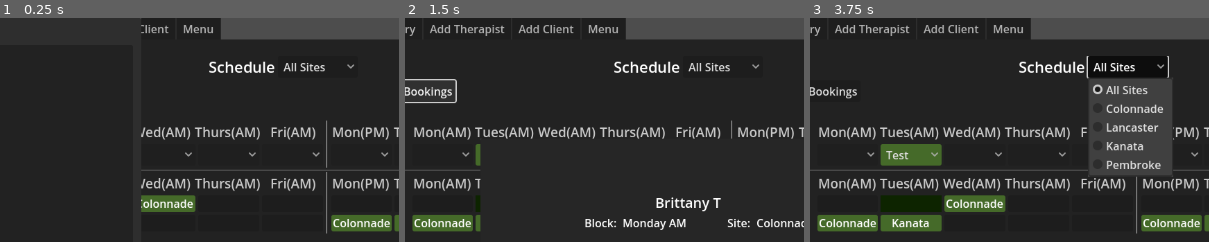
Above: before the commit, frames 1-3 (left to right).
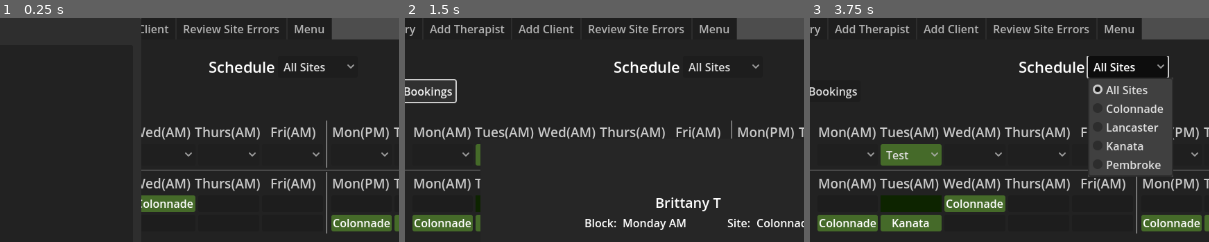
Above: after the commit, the same moments.

Repository: Nishi790/caseload_assigner
Game: Godot game, scene res://main_view.tscn
Same seed, same stepped clock (60 frames per second), same inputs: the game is played once before the commit and once after it.
Inputs:
- Up to frame 1 (0.25 s): no input
- Up to frame 2 (1.5 s): click "All Sites" at 0.5 s; click "Check for Double Bookings" at 1.25 s
- Up to frame 3 (3.75 s): click "Keep Booking" at 2 s; click "Test Amanda" at 2.75 s; click "All Sites" at 3.5 s
The pictures show only the part of the screen within x 15-64%, y 0-50%; the shares and areas given below are measured in that part.

The runs differ from the first frame. In frame 1, 2.7% of the frame differs, in the area x 46-84%, y 0-10%; in frame 2, 2.7%; in frame 3, 2.7%.
Error before the commit: Trying to assign value of type 'Nil' to a variable of type 'Dictionary'. (res://UI/double_booking_panel.gd:40)
Error after the commit: Trying to assign value of type 'Nil' to a variable of type 'Dictionary'. (res://UI/double_booking_panel.gd:29)

Commit message:
Add site data error view. Fix therapist editing allowing missing AC ID and missing thx name

Diff:
--- a/UI/add_therapist_page.gd
+++ b/UI/add_therapist_page.gd
@@ -5,12 +5,15 @@
 
 const meta_key: StringName = &"block"
 
+@export var confirm_box: ConfirmationDialog
+
 @export var therapist_selector: TherapistSelector
 
 @export var create_new_button: Button
 @export var edit_existing: Button
 
 @export var name_line: LineEdit
+@export var ac_id_selector: SpinBox
 @export var role_selector: OptionButton
 
 @export var monday_location: OptionButton
@@ -39,9 +42,10 @@
 var all_site_selectors: Array[OptionButton]
 
 var therapist: Therapist
-
+var last_AC_id: int = 0
 
 func _ready() -> void:
+	ac_id_selector.value_changed.connect(confirm_id_change)
 	monday_am_checkbox.set_meta(meta_key, Schedule.Block.MONDAY_AM)
 	monday_pm_checkbox.set_meta(meta_key, Schedule.Block.MONDAY_PM)
 	tuesday_am_checkbox.set_meta(meta_key, Schedule.Block.TUESDAY_AM)
@@ -99,6 +103,10 @@
 
 	var role: Therapist.Type = therapist.therapist_type
 	role_selector.select(role)
+
+	var id: int = therapist.AC_id
+	ac_id_selector.value = id
+	last_AC_id = id
 
 	for box: CheckBox in all_days:
 		if therapist.work_schedule.keys().has(box.get_meta(meta_key)):
@@ -177,6 +185,24 @@
 			therapist.add_work_block_to_schedule(block, day_selector.get_selected_metadata())
 
 
+func confirm_id_change(value: float) -> void:
+	confirm_box.popup_centered()
+	confirm_box.confirm_id(value)
+	confirm_box.confirmed.connect(_set_AC_id.bind(value), ConnectFlags.CONNECT_ONE_SHOT)
+	confirm_box.canceled.connect(_reset_id_selector, ConnectFlags.CONNECT_ONE_SHOT)
+
+
+func _reset_id_selector() -> void:
+	ac_id_selector.value = last_AC_id
+
+
+func _set_AC_id(value: float) -> void:
+	if confirm_box.canceled.is_connected(_reset_id_selector):
+		confirm_box.canceled.disconnect(_reset_id_selector)
+	therapist.AC_id = int(value)
+	last_AC_id = int(value)
+
+
 func reset_creator() -> void:
 	create_new_button.disabled = false
 	edit_existing.disabled = false
@@ -187,14 +213,23 @@
 		site_selector.select(0)
 
 	name_line.clear()
-
+	ac_id_selector.value = 0
 	therapist = Therapist.new()
 
 
 func save_therapist() -> void:
+	if therapist.AC_id == 0:
+		confirm_box.popup_centered()
+		confirm_box.save_error_missing_id()
+		await confirm_box.confirmed
+		return
+
 	therapist.therapist_name = name_line.text.strip_edges()
 	if therapist.therapist_name.is_empty():
-		printerr("Can't save Therapist without a name!")
+		confirm_box.popup_centered()
+		confirm_box.save_error_missing_name()
+		await confirm_box.confirmed
+		return
 
 	therapist.therapist_type = role_selector.get_selected_id() as Therapist.Type
 	therapist_created.emit(therapist)
--- a/UI/add_therapist_page.tscn
+++ b/UI/add_therapist_page.tscn
@@ -1,19 +1,22 @@
-[gd_scene load_steps=3 format=3 uid="uid://bahd2mied2bol"]
+[gd_scene load_steps=4 format=3 uid="uid://bahd2mied2bol"]
 
 [ext_resource type="Script" path="res://UI/add_therapist_page.gd" id="1_wlec0"]
 [ext_resource type="PackedScene" uid="uid://brmkcjtnru4w6" path="res://UI/therapist_selector.tscn" id="2_xayqv"]
-
-[node name="AddTherapistPage" type="PanelContainer" node_paths=PackedStringArray("therapist_selector", "create_new_button", "edit_existing", "name_line", "role_selector", "monday_location", "monday_am_checkbox", "monday_pm_checkbox", "tuesday_location", "tuesday_am_checkbox", "tuesday_pm_checkbox", "wednesday_location", "wednesday_am_checkbox", "wednesday_pm_checkbox", "thursday_location", "thursday_am_checkbox", "thursday_pm_checkbox", "friday_location", "friday_am_checkbox", "friday_pm_checkbox", "confirm")]
+[ext_resource type="Script" path="res://UI/therapist_edit_confirmation.gd" id="3_jua6d"]
+
+[node name="AddTherapistPage" type="PanelContainer" node_paths=PackedStringArray("confirm_box", "therapist_selector", "create_new_button", "edit_existing", "name_line", "ac_id_selector", "role_selector", "monday_location", "monday_am_checkbox", "monday_pm_checkbox", "tuesday_location", "tuesday_am_checkbox", "tuesday_pm_checkbox", "wednesday_location", "wednesday_am_checkbox", "wednesday_pm_checkbox", "thursday_location", "thursday_am_checkbox", "thursday_pm_checkbox", "friday_location", "friday_am_checkbox", "friday_pm_checkbox", "confirm")]
 anchors_preset = 15
 anchor_right = 1.0
 anchor_bottom = 1.0
 grow_horizontal = 2
 grow_vertical = 2
 script = ExtResource("1_wlec0")
+confirm_box = NodePath("ConfirmationDialog")
 therapist_selector = NodePath("TherapistSelector")
 create_new_button = NodePath("CenterContainer/VBoxContainer/Options/NewThx")
 edit_existing = NodePath("CenterContainer/VBoxContainer/Options/Edit")
 name_line = NodePath("CenterContainer/VBoxContainer/Name/LineEdit")
+ac_id_selector = NodePath("CenterContainer/VBoxContainer/ID/ACID")
 role_selector = NodePath("CenterContainer/VBoxContainer/Role")
 monday_location = NodePath("CenterContainer/VBoxContainer/PanelContainer/WorkDays/MondayMargins/Monday/Site")
 monday_am_checkbox = NodePath("CenterContainer/VBoxContainer/PanelContainer/WorkDays/MondayMargins/Monday/AM")
@@ -63,6 +66,18 @@
 layout_mode = 2
 placeholder_text = "Insert Name"
 
+[node name="ID" type="HBoxContainer" parent="CenterContainer/VBoxContainer"]
+layout_mode = 2
+alignment = 1
+
+[node name="Label" type="Label" parent="CenterContainer/VBoxContainer/ID"]
+layout_mode = 2
+text = "Alayacare ID: "
+
+[node name="ACID" type="SpinBox" parent="CenterContainer/VBoxContainer/ID"]
+layout_mode = 2
+max_value = 10000.0
+
 [node name="Role" type="OptionButton" parent="CenterContainer/VBoxContainer"]
 layout_mode = 2
 size_flags_horizontal = 4
@@ -271,3 +286,8 @@
 text = "Confirm"
 
 [node name="TherapistSelector" parent="." instance=ExtResource("2_xayqv")]
+visible = false
+
+[node name="ConfirmationDialog" type="ConfirmationDialog" parent="."]
+initial_position = 2
+script = ExtResource("3_jua6d")
--- /dev/null
+++ b/UI/client_site_error.gd
@@ -0,0 +1,15 @@
+class_name ClientSiteError extends SiteError
+
+var affected_client: Client
+
+
+func set_up(client: Client) -> void:
+	affected_client = client
+	name_label.text = affected_client.client_name
+	if affected_client.scheduled_site == Schedule.Site.ALL_SITES:
+		site_selector.select(0)
+	else:
+		var site_id: int = affected_client.scheduled_site as int
+		site_id += 1
+		var index: int = site_selector.get_item_index(site_id)
+		site_selector.select(index)
--- /dev/null
+++ b/UI/client_site_error_entry.tscn
@@ -0,0 +1,19 @@
+[gd_scene load_steps=2 format=3 uid="uid://4gqngjfrl43m"]
+
+[ext_resource type="Script" path="res://UI/client_site_error.gd" id="1_3afnh"]
+
+[node name="Entry" type="VBoxContainer" node_paths=PackedStringArray("site_selector", "name_label")]
+script = ExtResource("1_3afnh")
+site_selector = NodePath("SelectSite")
+name_label = NodePath("ClientName")
+
+[node name="ClientName" type="Label" parent="."]
+layout_mode = 2
+text = "Client Name
+"
+horizontal_alignment = 1
+
+[node name="SelectSite" type="OptionButton" parent="."]
+layout_mode = 2
+item_count = 1
+popup/item_0/text = "All Sites"
--- a/UI/double_booking_panel.gd
+++ b/UI/double_booking_panel.gd
@@ -13,17 +13,6 @@
 var double_booking_array: Array[Dictionary]
 
 var active_booking: Dictionary
-
-
-func _ready() -> void:
-	visibility_changed.connect(visibility_changing)
-
-
-func visibility_changing() -> void:
-	if not visible:
-		print("hiding")
-	else:
-		print("Showing pop-up")
 
 
 func set_up(booking_dict: Dictionary) -> void:
--- /dev/null
+++ b/UI/error_reviewer.gd
@@ -0,0 +1,101 @@
+class_name ErrorReviewer
+extends PanelContainer
+
+
+@export var client_site_error_container: FlowContainer
+@export var staff_site_error_container: FlowContainer
+@export var client_site_error_scene: PackedScene
+@export var staff_site_error_scene: PackedScene
+@export var confirm_button: Button
+
+var tab_id: int
+
+var clients_with_site_errors: Array[Client]
+var staff_with_site_errors: Array[Dictionary] #Thx:block
+
+var pending_client_changes: Dictionary #Client: Site
+var pending_therapist_changes: Dictionary #Therapist: {block: site}
+
+func _ready():
+	confirm_button.pressed.connect(confirm_changes)
+	set_up_display()
+
+
+func _on_return_to_tab(id: int) -> void:
+	if id == tab_id:
+		set_up_display()
+
+
+func set_up_display() -> void:
+	clients_with_site_errors.clear()
+	staff_with_site_errors.clear()
+	pending_client_changes.clear()
+	pending_therapist_changes.clear()
+
+	_review_clients_for_site_errors()
+	_review_staff_for_site_errors()
+	_display_client_errors()
+	_display_therapist_errors()
+
+
+func _review_clients_for_site_errors() -> void:
+	for client: Client in CaseloadData.active_clients.values():
+		if client.scheduled_site == Schedule.Site.ALL_SITES and not clients_with_site_errors.has(client):
+			clients_with_site_errors.append(client)
+
+
+func _review_staff_for_site_errors() -> void:
+	for employee: Therapist in CaseloadData.active_staff.values():
+		for block: Schedule.Block in employee.work_schedule:
+			if employee.work_schedule[block] == Schedule.Site.ALL_SITES:
+				var staff_dict: Dictionary = {employee: block}
+				if not staff_with_site_errors.has(staff_dict):
+					staff_with_site_errors.append(staff_dict)
+
+
+func _display_client_errors() -> void:
+	for client: Client in clients_with_site_errors:
+		var display: ClientSiteError = client_site_error_scene.instantiate()
+		client_site_error_container.add_child(display)
+		display.set_up(client)
+		display.site_selected.connect(_add_client_site_change.bind(client))
+
+
+func _display_therapist_errors() -> void:
+	for error_dict: Dictionary in staff_with_site_errors:
+		var display: StaffSiteError = staff_site_error_scene.instantiate()
+		staff_site_error_container.add_child(display)
+		var therapist: Therapist = error_dict.keys()[0]
+		var block: Schedule.Block = error_dict[therapist]
+		display.set_up(therapist, block)
+		display.site_selected.connect(_add_therapist_site_change.bind(therapist, block))
+
+
+func _add_client_site_change(site: Schedule.Site, client: Client) -> void:
+	pending_client_changes[client] = site
+
+
+func _add_therapist_site_change(site: Schedule.Site, thx: Therapist, block: Schedule.Block) -> void:
+	if pending_therapist_changes.has(thx):
+		var thx_changes: Dictionary = pending_therapist_changes[thx]
+		thx_changes[block] = site
+	else:
+		pending_therapist_changes[thx] = {block: site}
+
+
+func confirm_changes() -> void:
+	for changed_client: Client in pending_client_changes:
+		changed_client.scheduled_site = pending_client_changes[changed_client]
+
+	for changed_thx: Therapist in pending_therapist_changes:
+		var change_data: Dictionary = pending_therapist_changes[changed_thx]
+		for block: Schedule.Block in change_data:
+			var site: Schedule.Site = change_data[block]
+			changed_thx.work_schedule[block] = site
+
+	for entry: Control in client_site_error_container.get_children():
+		entry.queue_free()
+	for entry: Control in staff_site_error_container.get_children():
+		entry.queue_free()
+
+	set_up_display()
--- /dev/null
+++ b/UI/error_reviewer.tscn
@@ -0,0 +1,62 @@
+[gd_scene load_steps=5 format=3 uid="uid://bga5c4gphlx3g"]
+
+[ext_resource type="Script" path="res://UI/error_reviewer.gd" id="1_67suk"]
+[ext_resource type="LabelSettings" uid="uid://cknp0vdydr0kq" path="res://UI/title_label_settings.tres" id="2_wh25y"]
+[ext_resource type="PackedScene" uid="uid://4gqngjfrl43m" path="res://UI/client_site_error_entry.tscn" id="3_k0ceg"]
+[ext_resource type="PackedScene" uid="uid://bsquoi7exn5ue" path="res://UI/therapist_site_error_entry.tscn" id="4_t8y61"]
+
+[node name="ErrorReviewer" type="PanelContainer" node_paths=PackedStringArray("client_site_error_container", "staff_site_error_container", "confirm_button")]
+anchors_preset = 15
+anchor_right = 1.0
+anchor_bottom = 1.0
+grow_horizontal = 2
+grow_vertical = 2
+script = ExtResource("1_67suk")
+client_site_error_container = NodePath("ScrollContainer/MarginContainer/VBoxContainer/MarginContainer/ClientAndSite")
+staff_site_error_container = NodePath("ScrollContainer/MarginContainer/VBoxContainer/StaffMargins/StaffContainer")
+client_site_error_scene = ExtResource("3_k0ceg")
+staff_site_error_scene = ExtResource("4_t8y61")
+confirm_button = NodePath("ScrollContainer/MarginContainer/VBoxContainer/Confirm")
+metadata/_tab_index = 4
+
+[node name="ScrollContainer" type="ScrollContainer" parent="."]
+layout_mode = 2
+
+[node name="MarginContainer" type="MarginContainer" parent="ScrollContainer"]
+layout_mode = 2
+size_flags_horizontal = 3
+size_flags_vertical = 3
+
+[node name="VBoxContainer" type="VBoxContainer" parent="ScrollContainer/MarginContainer"]
+layout_mode = 2
+
+[node name="Title" type="Label" parent="ScrollContainer/MarginContainer/VBoxContainer"]
+layout_mode = 2
+text = "Potential Data Errors to Review"
+label_settings = ExtResource("2_wh25y")
+horizontal_alignment = 1
+
+[node name="MissingSites" type="Label" parent="ScrollContainer/MarginContainer/VBoxContainer"]
+layout_mode = 2
+text = "Clients with missing sites:"
+
+[node name="MarginContainer" type="MarginContainer" parent="ScrollContainer/MarginContainer/VBoxContainer"]
+layout_mode = 2
+
+[node name="ClientAndSite" type="HFlowContainer" parent="ScrollContainer/MarginContainer/VBoxContainer/MarginContainer"]
+layout_mode = 2
+
+[node name="StaffSites" type="Label" parent="ScrollContainer/MarginContainer/VBoxContainer"]
+layout_mode = 2
+text = "Staff with missing sites:"
+
+[node name="StaffMargins" type="MarginContainer" parent="ScrollContainer/MarginContainer/VBoxContainer"]
+layout_mode = 2
+
+[node name="StaffContainer" type="HFlowContainer" parent="ScrollContainer/MarginContainer/VBoxContainer/StaffMargins"]
+layout_mode = 2
+
+[node name="Confirm" type="Button" parent="ScrollContainer/MarginContainer/VBoxContainer"]
+layout_mode = 2
+size_flags_horizontal = 4
+text = "Confirm Changes"
--- a/UI/import_client_confirmation.gd
+++ b/UI/import_client_confirmation.gd
@@ -135,10 +135,7 @@
 	if client.scheduled_site == Schedule.Site.ALL_SITES:
 		existing_client_site_selector.select(0)
 	else:
-		#for index: int in existing_client_site_selector.item_count:
-			#print("%d: %s: ID = %d" % [index, existing_client_site_selector.get_item_text(index), existing_client_site_selector.get_item_id(index)])
 		var index: int = existing_client_site_selector.get_item_index(client.scheduled_site + 1)
-		print(existing_client_site_selector.get_item_text(index))
 		existing_client_site_selector.select(index)
 
 	for block: Schedule.Block in client.scheduled_blocks:
--- a/UI/main_view.gd
+++ b/UI/main_view.gd
@@ -4,6 +4,7 @@
 @export var schedule_view: ScheduleView
 @export var summary_view: SummaryView
 @export var therapist_adder: TherapistAdder
+@export var site_error_review: ErrorReviewer
 @export var client_adder: PanelContainer
 @export var back_up_timer: Timer
 
@@ -12,10 +13,14 @@
 	schedule_view.tab_id = get_tab_idx_from_control(schedule_view)
 	summary_view.tab_id = get_tab_idx_from_control(summary_view)
 	client_adder.tab_id = get_tab_idx_from_control(client_adder)
+	site_error_review.tab_id = get_tab_idx_from_control(site_error_review)
+
 	tab_changed.connect(schedule_view._on_return_to_tab)
 	tab_changed.connect(summary_view._on_return_to_tab)
 	tab_changed.connect(client_adder._on_return_to_tab)
+	tab_changed.connect(site_error_review._on_return_to_tab)
 	tab_changed.connect(_on_tab_changed)
+
 	set_current_tab(CaseloadData.current_tab_index)
 
 
--- a/UI/schedule_view.tscn
+++ b/UI/schedule_view.tscn
@@ -4,10 +4,8 @@
 [ext_resource type="Script" path="res://UI/schedule_view.gd" id="1_n0xfh"]
 [ext_resource type="PackedScene" uid="uid://de8mc07iaext6" path="res://UI/therapist_entry.tscn" id="3_dp36t"]
 [ext_resource type="Script" path="res://UI/double_booking_panel.gd" id="4_hd82y"]
+[ext_resource type="LabelSettings" uid="uid://cknp0vdydr0kq" path="res://UI/title_label_settings.tres" id="4_yjca6"]
 [ext_resource type="PackedScene" uid="uid://c4sf7fpdpmdrp" path="res://UI/keep_booking_entry.tscn" id="5_nkr7k"]
-
-[sub_resource type="LabelSettings" id="LabelSettings_8ajca"]
-font_size = 22
 
 [sub_resource type="LabelSettings" id="LabelSettings_2r55g"]
 line_spacing = 4.0
@@ -51,7 +49,7 @@
 [node name="Label" type="Label" parent="MarginContainer/ScrollContainer/VBoxContainer/HBoxContainer"]
 layout_mode = 2
 text = "Schedule"
-label_settings = SubResource("LabelSettings_8ajca")
+label_settings = ExtResource("4_yjca6")
 horizontal_alignment = 1
 
 [node name="Site" type="OptionButton" parent="MarginContainer/ScrollContainer/VBoxContainer/HBoxContainer"]
--- /dev/null
+++ b/UI/site_error.gd
@@ -0,0 +1,18 @@
+class_name SiteError extends VBoxContainer
+
+signal site_selected(site: Schedule.Site)
+
+@export var site_selector: OptionButton
+@export var name_label: Label
+
+
+func _ready() -> void:
+	site_selector.item_selected.connect(_select_site)
+
+	for site: Schedule.Site in Schedule.Site.values():
+		site_selector.add_item(Schedule.get_site_string(site), site + 1)
+
+
+func _select_site(index: int) -> void:
+	var site: Schedule.Site = site_selector.get_item_id(index) - 1
+	site_selected.emit(site)
--- /dev/null
+++ b/UI/therapist_edit_confirmation.gd
@@ -0,0 +1,18 @@
+extends ConfirmationDialog
+
+@onready var cancel_button = get_cancel_button()
+
+func confirm_id(value: float) -> void:
+	dialog_text = "Please confirm that you want to change the therapist's Alayacare ID to %d. \n
+	Note that changing an existing therapist's Alaycare ID may have unpredictable consequences." % value
+	cancel_button.show
+
+
+func save_error_missing_id() -> void:
+	dialog_text = "Therapists must have an assigned Alayacare ID, please add one and try again."
+	cancel_button.hide()
+
+
+func save_error_missing_name() -> void:
+	dialog_text = "Therapists must have a name. Please input a name and try again."
+	cancel_button.hide()
--- /dev/null
+++ b/UI/therapist_site_error.gd
@@ -0,0 +1,16 @@
+class_name StaffSiteError extends SiteError
+
+@export var block_label: Label
+
+var thx: Therapist
+
+func set_up(therapist: Therapist, block: Schedule.Block) -> void:
+	thx = therapist
+	name_label.text = therapist.therapist_name
+	block_label.text = Schedule.get_block_string(block)
+	if thx.work_schedule.has(block):
+		var scheduled_site: Schedule.Site = thx.work_schedule[block]
+		if not scheduled_site == Schedule.Site.ALL_SITES:
+			var id: int = scheduled_site + 1
+			var index: int = site_selector.get_item_index(id)
+			site_selector.select(index)
--- /dev/null
+++ b/UI/therapist_site_error_entry.tscn
@@ -0,0 +1,22 @@
+[gd_scene load_steps=2 format=3 uid="uid://bsquoi7exn5ue"]
+
+[ext_resource type="Script" path="res://UI/therapist_site_error.gd" id="1_qnp7c"]
+
+[node name="VBoxContainer" type="VBoxContainer" node_paths=PackedStringArray("block_label", "site_selector", "name_label")]
+script = ExtResource("1_qnp7c")
+block_label = NodePath("BlockName")
+site_selector = NodePath("SiteSelector")
+name_label = NodePath("StaffName")
+
+[node name="StaffName" type="Label" parent="."]
+layout_mode = 2
+horizontal_alignment = 1
+
+[node name="BlockName" type="Label" parent="."]
+layout_mode = 2
+horizontal_alignment = 1
+
+[node name="SiteSelector" type="OptionButton" parent="."]
+layout_mode = 2
+item_count = 1
+popup/item_0/text = "All Sites"
--- /dev/null
+++ b/UI/title_label_settings.tres
@@ -0,0 +1,4 @@
+[gd_resource type="LabelSettings" format=3 uid="uid://cknp0vdydr0kq"]
+
+[resource]
+font_size = 22
--- a/data_structures/client.gd
+++ b/data_structures/client.gd
@@ -182,7 +182,6 @@
 
 
 func clean_assigned_therapists() -> void:
-	print(assigned_therapists.keys().size())
 	for block: Schedule.Block in assigned_therapists.keys():
 		var thx = assigned_therapists[block]
 		if thx is Therapist:
--- a/data_structures/therapist.gd
+++ b/data_structures/therapist.gd
@@ -68,6 +68,7 @@
 		print_debug("Therapist is already working on %s at %s. Changing Site to %s" % [Schedule.get_block_string(block), Schedule.get_site_string(work_schedule[block]), Schedule.get_site_string(site)])
 
 	work_schedule[block] = site
+
 	if not admin_blocks.has(block):
 		admin_blocks.append(block)
 
--- a/main_view.tscn
+++ b/main_view.tscn
@@ -6,9 +6,10 @@
 [ext_resource type="Script" path="res://UI/summary_view.gd" id="2_wse6r"]
 [ext_resource type="PackedScene" uid="uid://bahd2mied2bol" path="res://UI/add_therapist_page.tscn" id="4_j6g2b"]
 [ext_resource type="PackedScene" uid="uid://c0mqoud5k6g32" path="res://UI/client_editor.tscn" id="5_kqe7w"]
+[ext_resource type="PackedScene" uid="uid://bga5c4gphlx3g" path="res://UI/error_reviewer.tscn" id="7_18k50"]
 [ext_resource type="PackedScene" uid="uid://cuhonxrxaj0hq" path="res://UI/save_load_data.tscn" id="7_ytwkp"]
 
-[node name="MainView" type="TabContainer" node_paths=PackedStringArray("schedule_view", "summary_view", "therapist_adder", "client_adder", "back_up_timer")]
+[node name="MainView" type="TabContainer" node_paths=PackedStringArray("schedule_view", "summary_view", "therapist_adder", "site_error_review", "client_adder", "back_up_timer")]
 anchors_preset = 15
 anchor_right = 1.0
 anchor_bottom = 1.0
@@ -19,6 +20,7 @@
 schedule_view = NodePath("Schedule")
 summary_view = NodePath("Summary")
 therapist_adder = NodePath("Add Therapist")
+site_error_review = NodePath("Review Site Errors")
 client_adder = NodePath("Add Client")
 back_up_timer = NodePath("Timer")
 
@@ -62,10 +64,14 @@
 layout_mode = 2
 metadata/_tab_index = 3
 
+[node name="Review Site Errors" parent="." instance=ExtResource("7_18k50")]
+visible = false
+layout_mode = 2
+
 [node name="Menu" parent="." instance=ExtResource("7_ytwkp")]
 visible = false
 layout_mode = 2
-metadata/_tab_index = 4
+metadata/_tab_index = 5
 
 [node name="Timer" type="Timer" parent="."]
 process_mode = 3
Not shown, changed: export_presets.cfg
Not shown: 1 places in main_view.tscn that only renumber resources
